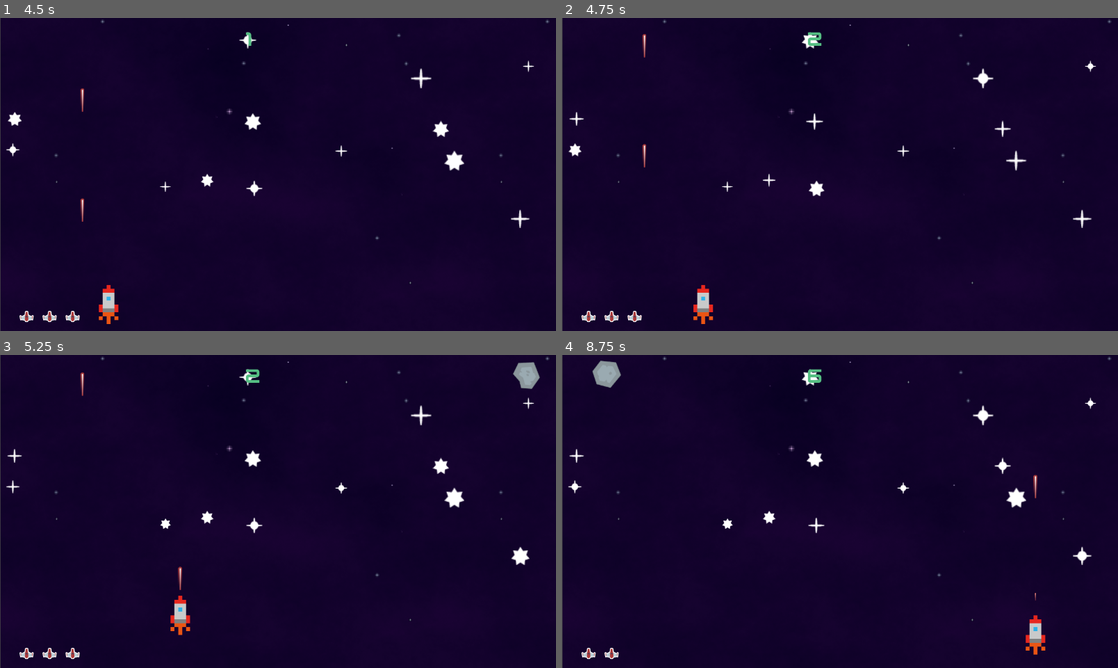
Above: before the commit, frames 1-4 (two rows, left to right).
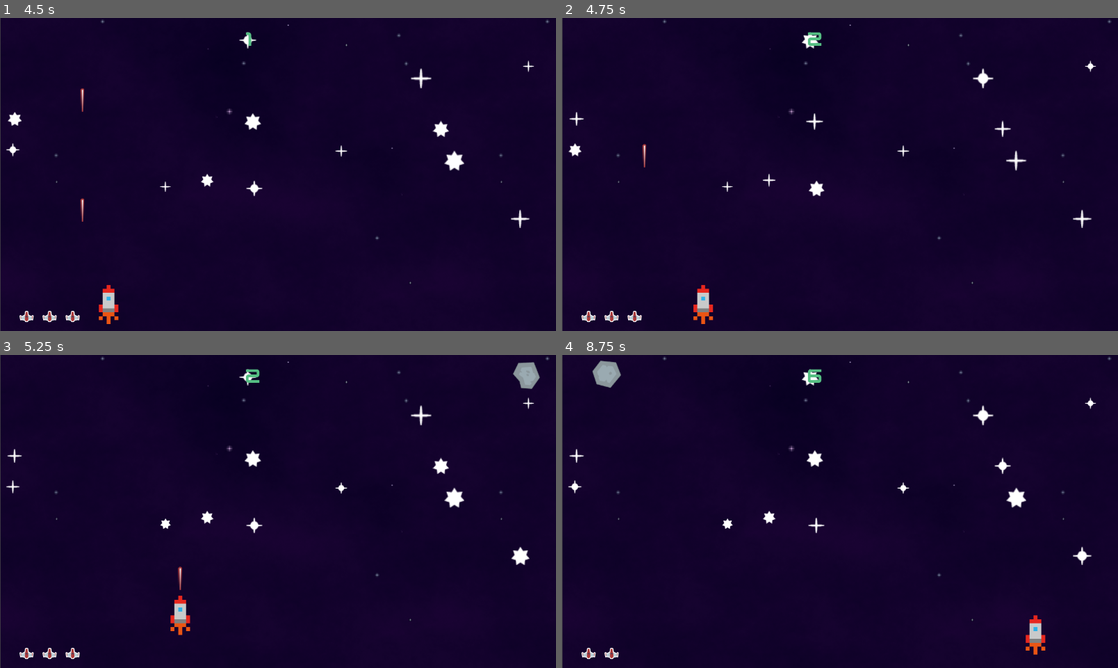
Above: after the commit, the same moments.

Repository: TommyRoy776/godot-one
Game: Godot game, scene res://scenes/game_over.tscn
The game is run twice, just before and just after one commit, with the same random seed, the same clock (stepped at 60 frames per second) and the same inputs. This scene is started directly instead of the project's main scene. Sound files missing from this copy of the repository are replaced by a short silence.
Inputs:
- Up to frame 1 (4.5 s): tap Space (shoot) at 0.5, 1.35, 2.85, 4.35 s; hold Space (shoot) 0.53-1.28 s; hold Up (up) 0.53-2.03 s; hold Space (shoot) 2.03-2.78 s; hold Left (left) 2.03-3.53 s; hold Down (down) 3.53-4.28 s; hold Space (shoot) 3.53-4.28 s; hold Right (right) from 4.28 s (still down)
- Up to frame 2 (4.75 s): keep holding Right (right)
- Up to frame 3 (5.25 s): release Right (right) at 5.03 s; hold Up (up) from 5.03 s (still down); hold Space (shoot) from 5.03 s (still down)
- Up to frame 4 (8.75 s): release Up (up) at 5.78 s; release Space (shoot) at 5.78 s; hold Right (right) 5.78-8.03 s; tap Space (shoot) at 5.85, 7.35 s; hold Space (shoot) 6.53-7.28 s; hold Down (down) from 8.03 s (still down); hold Space (shoot) from 8.03 s (still down)

Frame 1 is identical in both runs. In frame 2, less than 0.1% of the frame differs, in the area x 14-16%, y 5-13%; in frame 3, less than 0.1%; in frame 4, less than 0.1%, in the area x 84-86%, y 38-79%.

Commit message:
Full game with sound effects

Diff:
--- a/scenes/Player.tscn
+++ b/scenes/Player.tscn
@@ -1,7 +1,9 @@
-[gd_scene load_steps=3 format=3 uid="uid://hcs4x4pkbuun"]
+[gd_scene load_steps=5 format=3 uid="uid://hcs4x4pkbuun"]
 
 [ext_resource type="Texture2D" uid="uid://hm5q35va8gk7" path="res://assets/spaceship.png" id="1_sblm0"]
 [ext_resource type="Script" path="res://scenes/player.gd" id="1_tqiyt"]
+[ext_resource type="AudioStream" uid="uid://cr4okmt41b6od" path="res://assets/kenney_space-shooter-redux/Bonus/sfx_laser1.ogg" id="3_hc0y4"]
+[ext_resource type="AudioStream" uid="uid://dg3c747whnotr" path="res://assets/kenney_space-shooter-redux/Bonus/sfx_shieldDown.ogg" id="4_r4yqx"]
 
 [node name="Player" type="CharacterBody2D"]
 collision_mask = 6
@@ -21,4 +23,10 @@
 [node name="LaserTimer" type="Timer" parent="."]
 wait_time = 0.3
 
+[node name="LaserSound" type="AudioStreamPlayer2D" parent="."]
+stream = ExtResource("3_hc0y4")
+
+[node name="DamageSound" type="AudioStreamPlayer2D" parent="."]
+stream = ExtResource("4_r4yqx")
+
 [connection signal="timeout" from="LaserTimer" to="." method="_on_laser_timer_timeout"]
--- a/scenes/game_over.gd
+++ b/scenes/game_over.gd
@@ -3,6 +3,7 @@
 var level_scene: PackedScene = load("res://scenes/level.tscn")
 
 func _ready() -> void:
+	$GameOverSound.play()
 	$CenterContainer/VBoxContainer/Label2.text = $CenterContainer/VBoxContainer/Label2.text + str(Global.score)
 
 func _input(event: InputEvent) -> void:
--- a/scenes/game_over.tscn
+++ b/scenes/game_over.tscn
@@ -1,8 +1,9 @@
-[gd_scene load_steps=4 format=3 uid="uid://c0cj0jsph0gkt"]
+[gd_scene load_steps=5 format=3 uid="uid://c0cj0jsph0gkt"]
 
 [ext_resource type="Script" path="res://scenes/game_over.gd" id="1_7taay"]
 [ext_resource type="FontFile" uid="uid://ixpag1fe26rv" path="res://assets/kenney_space-shooter-redux/Bonus/kenvector_future.ttf" id="1_o241u"]
 [ext_resource type="FontFile" uid="uid://cgryhhby4xs0r" path="res://assets/kenney_space-shooter-redux/Bonus/kenvector_future_thin.ttf" id="2_brr2p"]
+[ext_resource type="AudioStream" uid="uid://d1siyj1lhs3a" path="res://assets/kenney_space-shooter-redux/Bonus/sfx_lose.ogg" id="4_n6qqh"]
 
 [node name="Control" type="Control"]
 layout_mode = 3
@@ -72,3 +73,6 @@
 layout_mode = 2
 theme_override_font_sizes/font_size = 30
 text = "PRESS SPACE TO START AGAIN"
+
+[node name="GameOverSound" type="AudioStreamPlayer2D" parent="."]
+stream = ExtResource("4_n6qqh")
--- a/scenes/level.gd
+++ b/scenes/level.gd
@@ -33,6 +33,7 @@
 
 func _on_meteor_collision():
 	health -= 1
+	$Player.play_collision_sound()
 	get_tree().call_group('ui','set_health', health)
 	if health <= 0:
 		call_deferred("_change_scene_to_game_over")
--- a/scenes/meteor.gd
+++ b/scenes/meteor.gd
@@ -5,6 +5,7 @@
 var direction_x: float
 
 signal collision
+var can_collide := true
 
 func _ready() -> void:
 	var rng := RandomNumberGenerator.new()
@@ -22,8 +23,9 @@
 	rotation_degrees += rotation_speed*delta
 
 func _on_body_entered(body: Node2D) -> void:
-	collision.emit()
-	print('body entered: ',body)
+	if can_collide:
+		collision.emit()
+	#print('body entered: ',body)
 
 func get_rand_texture() -> Texture2D:
 	var textures:Array[Texture2D] = [
@@ -38,4 +40,9 @@
 
 func _on_area_entered(area: Area2D) -> void:
 	area.queue_free()
+	$CollisionShape2D.disabled
+	$MeteorImage.hide()
+	can_collide = false
+	$ExplosionSound.play()
+	await $ExplosionSound.finished
 	queue_free()
--- a/scenes/meteor.tscn
+++ b/scenes/meteor.tscn
@@ -1,7 +1,8 @@
-[gd_scene load_steps=4 format=3 uid="uid://dl56xnarteyay"]
+[gd_scene load_steps=5 format=3 uid="uid://dl56xnarteyay"]
 
 [ext_resource type="Script" path="res://scenes/meteor.gd" id="1_1xoej"]
 [ext_resource type="Texture2D" uid="uid://b6n86g8lllakj" path="res://assets/meteor/rotationY1.png" id="1_lwbnt"]
+[ext_resource type="AudioStream" uid="uid://cjb1nh8l463d8" path="res://assets/kenney_space-shooter-redux/kenney_sci-fi-sounds/Audio/explosionCrunch_000.ogg" id="3_huy8y"]
 
 [sub_resource type="CircleShape2D" id="CircleShape2D_jadr7"]
 radius = 60.0083
@@ -20,6 +21,9 @@
 position = Vector2(0, -12)
 shape = SubResource("CircleShape2D_jadr7")
 
+[node name="ExplosionSound" type="AudioStreamPlayer2D" parent="."]
+stream = ExtResource("3_huy8y")
+
 [connection signal="area_entered" from="." to="." method="_on_area_entered"]
 [connection signal="body_entered" from="." to="." method="_on_body_entered"]
 [connection signal="body_exited" from="." to="." method="_on_body_exited"]
--- a/scenes/player.gd
+++ b/scenes/player.gd
@@ -16,8 +16,12 @@
 	move_and_slide()
 	if Input.is_action_pressed("shoot") and can_shoot:
 		laser.emit($LaserStartPos.global_position)
+		$LaserSound.play()
 		can_shoot = false
 		$LaserTimer.start()
 
 func _on_laser_timer_timeout() -> void:
 	can_shoot = true
+
+func play_collision_sound():
+	$DamageSound.play()
Not shown, added: assets/kenney_space-shooter-redux/kenney_sci-fi-sounds/Audio/computerNoise_000.ogg.import
Not shown, added: assets/kenney_space-shooter-redux/kenney_sci-fi-sounds/Audio/computerNoise_001.ogg.import
Not shown, added: assets/kenney_space-shooter-redux/kenney_sci-fi-sounds/Audio/computerNoise_002.ogg.import
Not shown, added: assets/kenney_space-shooter-redux/kenney_sci-fi-sounds/Audio/computerNoise_003.ogg.import
Not shown, added: assets/kenney_space-shooter-redux/kenney_sci-fi-sounds/Audio/desktop.ini
Not shown, added: assets/kenney_space-shooter-redux/kenney_sci-fi-sounds/Audio/doorClose_000.ogg.import
Not shown, added: assets/kenney_space-shooter-redux/kenney_sci-fi-sounds/Audio/doorClose_001.ogg.import
Not shown, added: assets/kenney_space-shooter-redux/kenney_sci-fi-sounds/Audio/doorClose_002.ogg.import
Not shown, added: assets/kenney_space-shooter-redux/kenney_sci-fi-sounds/Audio/doorOpen_000.ogg.import
Not shown, added: assets/kenney_space-shooter-redux/kenney_sci-fi-sounds/Audio/doorOpen_001.ogg.import
Not shown, added: assets/kenney_space-shooter-redux/kenney_sci-fi-sounds/Audio/doorOpen_002.ogg.import
Not shown, added: assets/kenney_space-shooter-redux/kenney_sci-fi-sounds/Audio/engineCircular_000.ogg.import
(and 138 more such lines)
